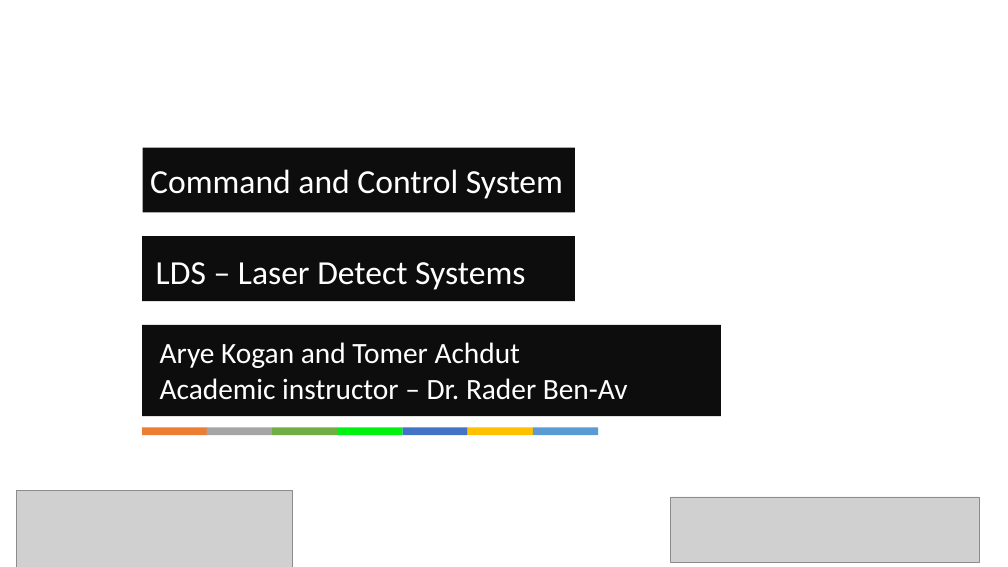
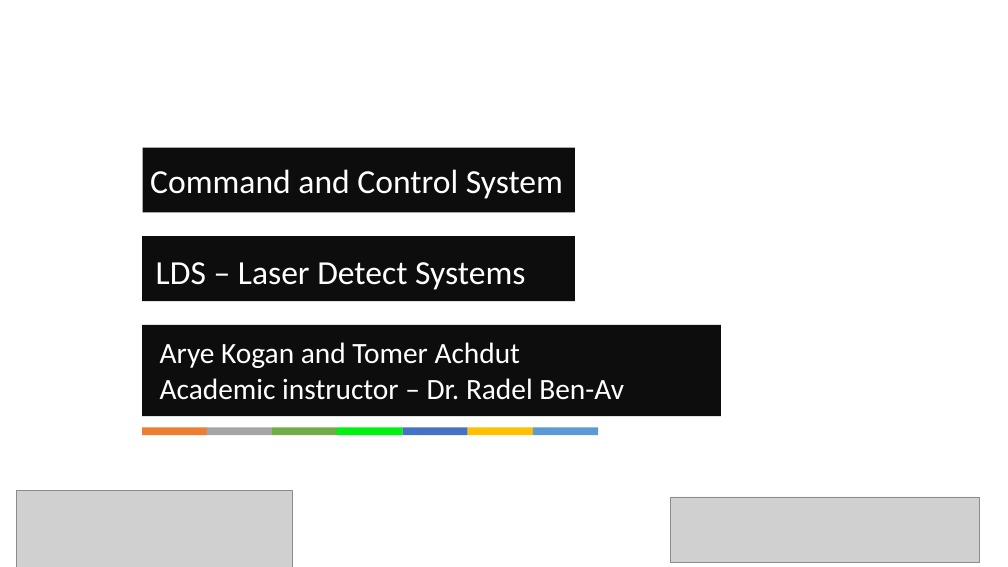
Before and after one commit to aryeko/CommandAndControlSystem-LDS, a slide deck: slide 1 of Documents/Documentation/Prototype presentation.pptx. Drawn at 1008x567 pixels with LibreOffice and Linux fonts; fonts in the diff are those of the drawing; grey boxes stand for pictures; background and template pictures are left out; a plain dark background stands for a picture behind light text. Boxes give left, top, right and bottom in pixels: in the first picture for what was removed or moved away, otherwise in the second. Text is boxed around its words. In the diff, an @@ line names an element or a change of style, - is before the commit and + after.

```diff
--- a/Documents/Documentation/Prototype presentation.pptx
+++ b/Documents/Documentation/Prototype presentation.pptx
@@ text at (x1=160, y1=378, x2=624, y2=400): text changed @@
-Academic instructor – Dr. Rader Ben-Av
+Academic instructor – Dr. Radel Ben-Av
```
Also in this commit, not shown: 3 other slides changed, 1 slide removed, 2 other files.
